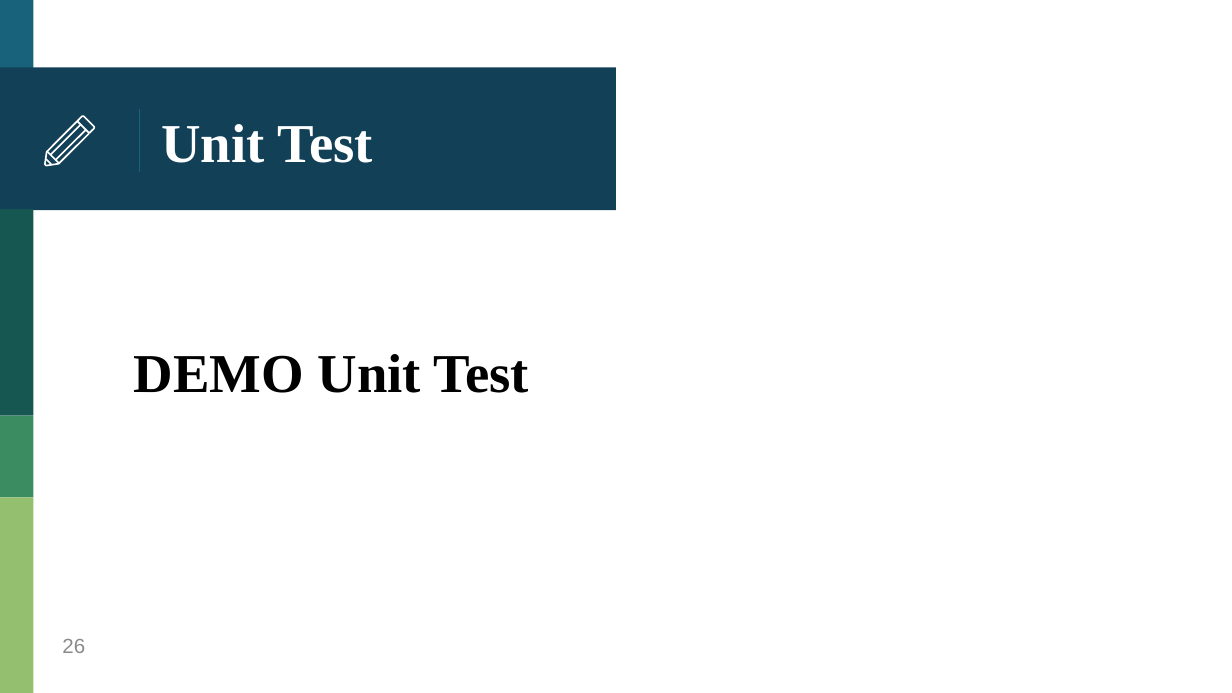
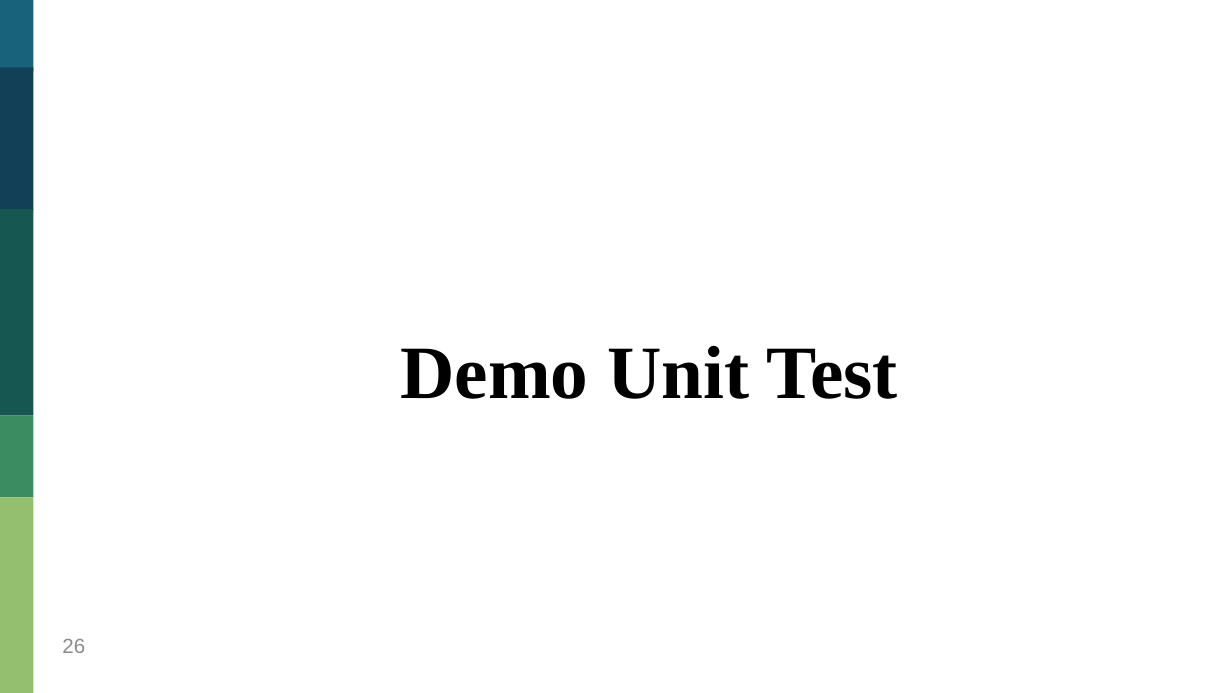
Before and after one commit to HankTwZhong/OOAD, a slide deck: slide 26 of OOAD_Midterm.pptx. Drawn at 1232x693 pixels with LibreOffice and Linux fonts; fonts in the diff are those of the drawing. Boxes give left, top, right and bottom in pixels: in the first picture for what was removed or moved away, otherwise in the second. Text is boxed around its words. In the diff, an @@ line names an element or a change of style, - is before the commit and + after.

Commit message:
modify ppt and move chartInformation test

```diff
--- a/OOAD_Midterm.pptx
+++ b/OOAD_Midterm.pptx
@@ rectangle removed at (0, 68, 616, 211) @@
@@ rectangle added at (0, 68, 33, 211), fill #124057 @@
@@ line removed from (139, 110) to (139, 172) @@
@@ title removed at (161, 124, 372, 163) @@
-Unit Test
@@ group removed at (44, 116, 95, 166): 6 freeform shapes @@
@@ text at (400, 345, 898, 399): text changed; size 32 to 44 pt @@
-DEMO Unit Test
+Demo Unit Test
```
Also in this commit, not shown: 23 other slides changed, 2 slides added, 2 slides removed, 14 other files.
